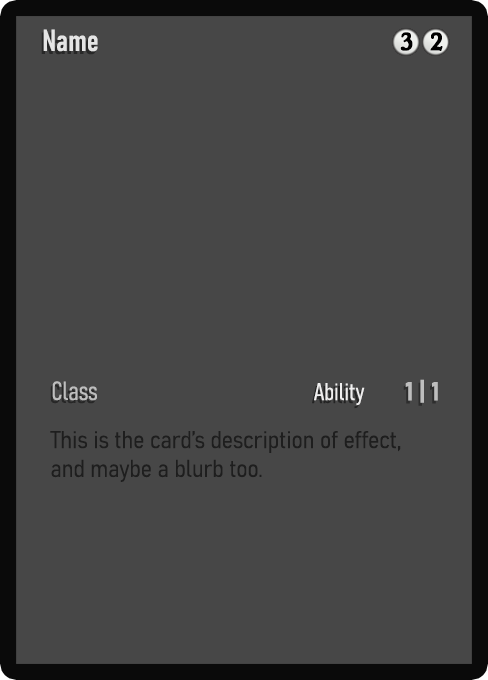
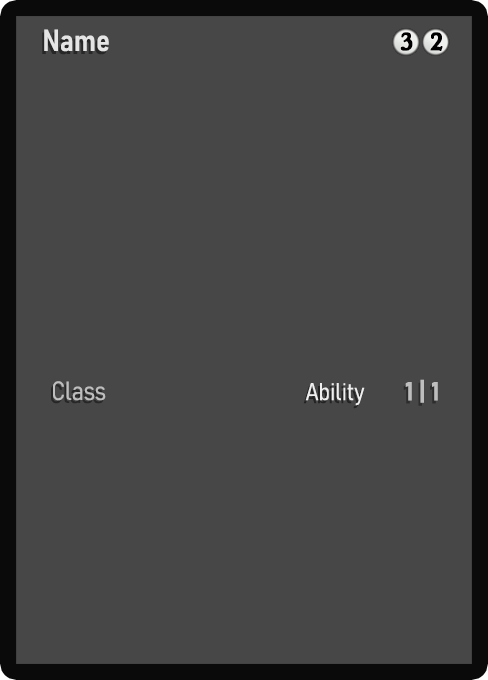
Layers edited between the first and the second w=488, h=680 image:
painted on "Name" over 43, 29, 109, 52
painted on "Class" over 52, 381, 106, 401
painted on "Ability" over 305, 383, 364, 406
renamed "Desc" to "Desc_smaller", hid it, painted on it over 50, 431, 401, 482
